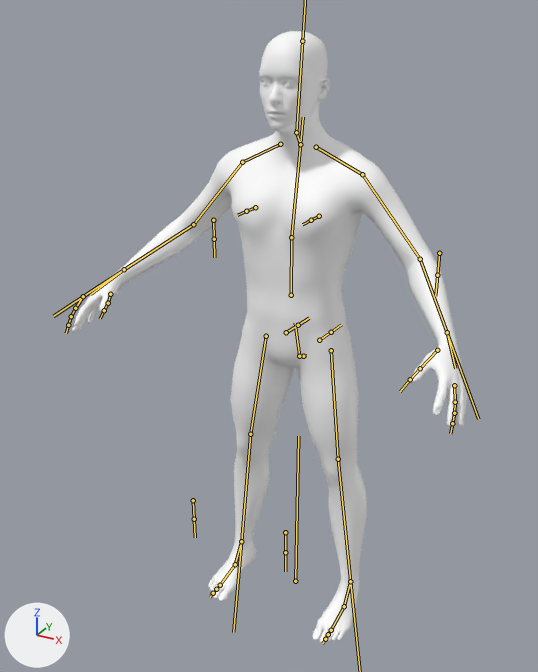
An edit to the FBX model Assets/Prefabs/_Resources/_Models/Humans/Male_Base.fbx, drawn before and after from the same camera.
Rendered twice from a 50 mm camera at (1.74, -3.53, 3.52) aimed at (-0.08, -0.22, 1.87). Arrows for +X, +Y and +Z are at lower left; the lights stay in place. The bones that bend it are drawn over the model as lines.

Names of what the first picture shows: 'high-poly.obj.002', 'male_generic.obj'.
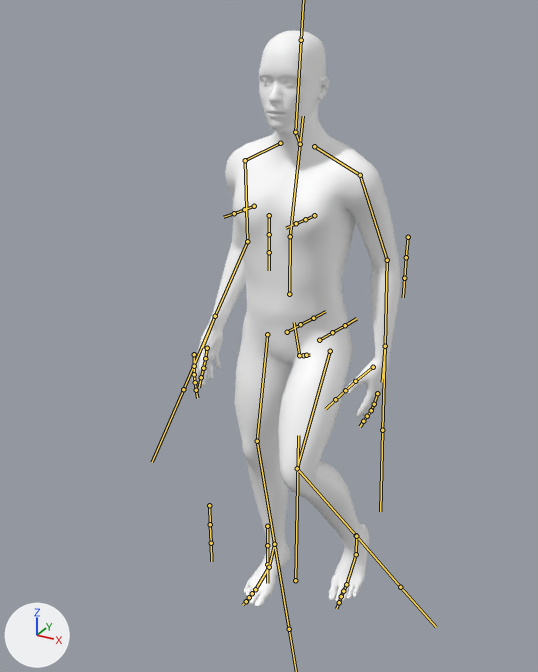
The newer file adds an action. The first version stands in its rest pose; the second is drawn at frame 35 of the action 'Rig|Rig|Rig|Pedestrian_Walk|Rig|Pedestrian_Walk'.

Where the change shows, as pixel boxes (x1, y1, x2, y2) in the pictures (538 x 672 px):
'male_generic.obj', posed (47% narrower): before (72, 31, 467, 643); after (192, 30, 401, 607)
'high-poly.obj.002', no longer drawn: before (263, 80, 295, 85)
bone 'Spine.1', root to tip: before (299, 356) to (295, 323); after (299, 355) to (294, 322)
bone 'Leg.L.1', root to tip: before (331, 350) to (338, 459); after (330, 351) to (297, 468)
bone 'Leg.L.2', root to tip: before (338, 459) to (350, 581); after (297, 468) to (356, 535)
bone 'Leg.R.1', root to tip: before (266, 336) to (250, 434); after (267, 334) to (257, 441)
bone 'Leg.R.2', root to tip: before (250, 434) to (241, 541); after (257, 441) to (274, 544)
bone 'Head', root to tip: before (296, 132) to (302, 41); after (295, 132) to (301, 40)
bone 'Arm.L.1', root to tip: before (362, 174) to (420, 259); after (360, 175) to (387, 260)
bone 'Arm.L.2', root to tip: before (420, 259) to (447, 332); after (387, 260) to (385, 346)
bone 'Arm.R.1', root to tip: before (242, 162) to (193, 224); after (245, 160) to (247, 241)
bone 'Arm.L.IK', root to tip: before (447, 332) to (447, 332); after (385, 346) to (385, 346)
bone 'Arm.R.IK', root to tip: before (124, 269) to (124, 269); after (215, 316) to (215, 316)
bone 'Leg.L.IK', root to tip: before (350, 581) to (351, 581); after (356, 536) to (356, 535)
bone 'Foot.L.2', root to tip: before (344, 606) to (331, 630); after (356, 554) to (346, 584)
bone 'Foot.L.Fingers.1', root to tip: before (331, 630) to (328, 634); after (346, 584) to (343, 591)
bone 'Leg.R.IK', root to tip: before (241, 541) to (241, 541); after (274, 544) to (274, 544)

What the commit changed:
Bone 'Spine.1' (bone_spine_1) turns from (0, 0, 0) to (0, -4, 1) degrees about its own x, y and z.
Bone 'Leg.L.1' (bone_leg_l_1) turns from (0, 0, 0) to (36, 6, 8) degrees about its own x, y and z.
Bone 'Leg.L.2' (bone_leg_l_2) turns from (0, 0, 0) to (-68, -4, -5) degrees about its own x, y and z.
Bone 'Leg.R.1' (bone_leg_r_1) turns from (0, 0, 0) to (6, -3, 8) degrees about its own x, y and z.
Bone 'Leg.R.2' (bone_leg_r_2) turns from (0, 0, 0) to (-15, 0, 2) degrees about its own x, y and z.
Bone 'Head' (bone_head) turns from (0, 0, 0) to (0, 7, 1) degrees about its own x, y and z.
Bone 'Arm.L.1' (bone_arm_l_1) turns from (0, 0, 0) to (-23, 10, -34) degrees about its own x, y and z.
Bone 'Arm.L.2' (bone_arm_l_2) turns from (0, 0, 0) to (-7, 0, -1) degrees about its own x, y and z.
Bone 'Arm.R.1' (bone_arm_r_1) turns from (0, 0, 0) to (-18, -2, 33) degrees about its own x, y and z.
Bone 'Arm.L.IK' (bone_arm_l_ik) moves from (0.0, 0.0, 0.0) to (-2.85, -0.46, -1.59).
Bone 'Arm.L.IK' (bone_arm_l_ik) turns from (0, 0, 0) to (3, 55, 18) degrees about its own x, y and z.
Bone 'Arm.R.IK' (bone_arm_r_ik) moves from (0.0, 0.0, 0.0) to (2.36, -0.89, -1.45).
Bone 'Arm.R.IK' (bone_arm_r_ik) turns from (0, 0, 0) to (15, -36, -31) degrees about its own x, y and z.
Bone 'Leg.L.IK' (bone_leg_l_ik) moves from (0.0, 0.0, 0.0) to (0.0, -1.01, -1.26).
Bone 'Leg.L.IK' (bone_leg_l_ik) turns from (0, 0, 0) to (-40, 0, 0) degrees about its own x, y and z.
Bone 'Foot.L.2' (bone_foot_l_2) turns from (0, 0, 0) to (-5, 0, 0) degrees about its own x, y and z.
Bone 'Foot.L.Fingers.1' (bone_foot_l_fingers_1) turns from (0, 0, 0) to (-9, 0, 0) degrees about its own x, y and z.
Bone 'Leg.R.IK' (bone_leg_r_ik) moves from (0.0, 0.0, 0.0) to (-1.11, 0.18, -0.3).
Bone 'Leg.R.IK' (bone_leg_r_ik) turns from (0, 0, 0) to (-6, 0, 0) degrees about its own x, y and z.
